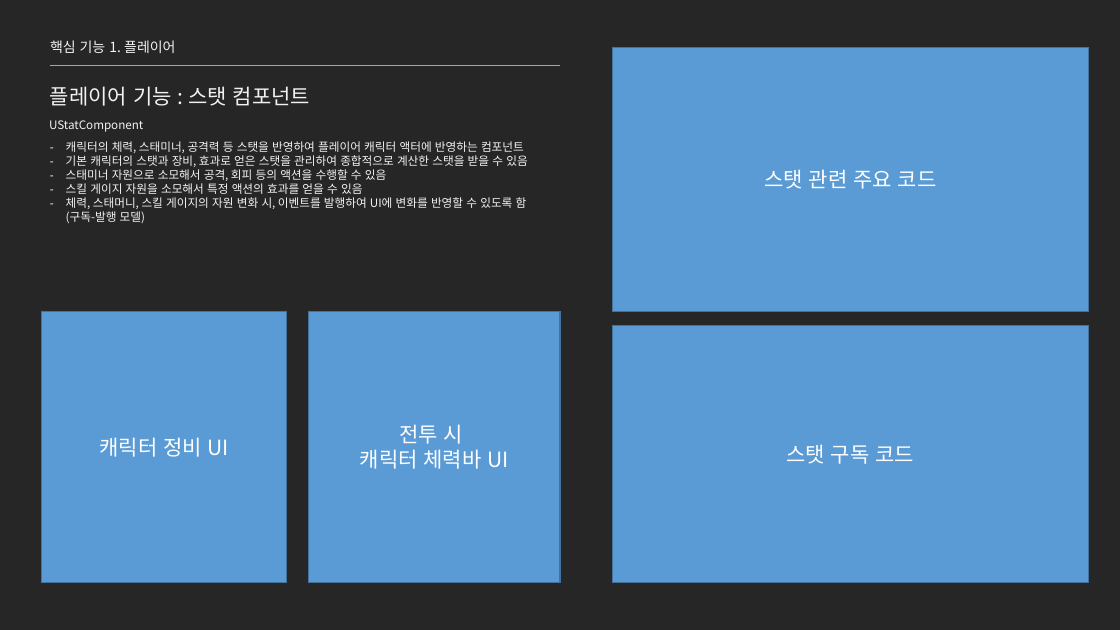
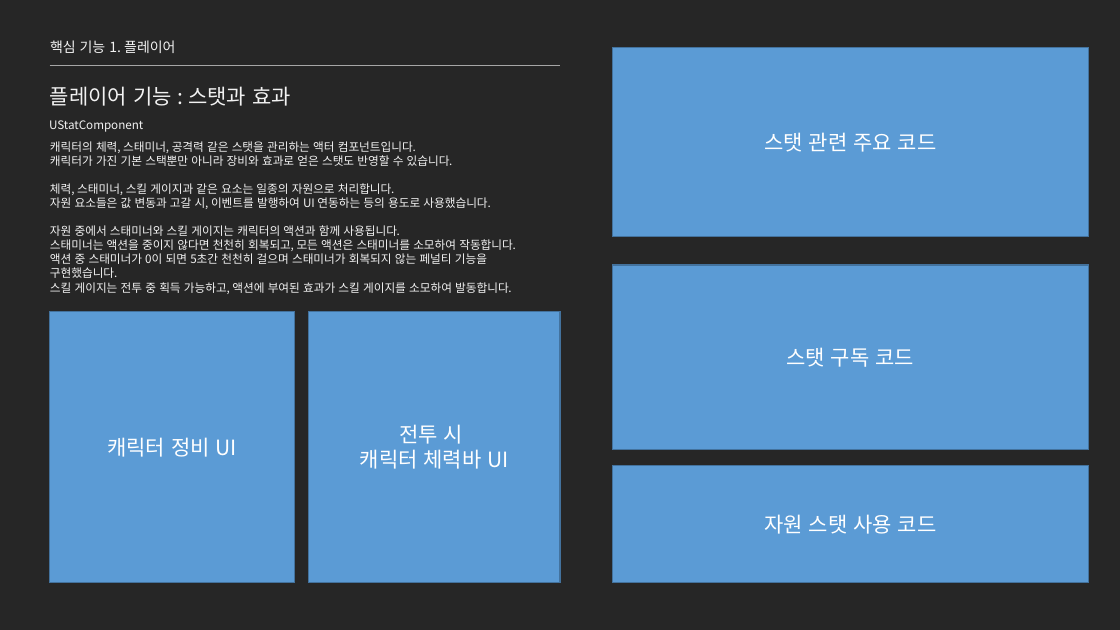
Before and after one commit to jhk0701/project-ARPGHunter, a slide deck: slide 8 of Docs/UnrealEngine_문서_김정환.pptx. Drawn at 1120x630 pixels with LibreOffice and Linux fonts; fonts in the diff are those of the drawing. Boxes give left, top, right and bottom in pixels: in the first picture for what was removed or moved away, otherwise in the second. Text is boxed around its words. In the diff, an @@ line names an element or a change of style, - is before the commit and + after.

```diff
--- a/Docs/UnrealEngine_문서_김정환.pptx
+++ b/Docs/UnrealEngine_문서_김정환.pptx
@@ rectangle "스탯 관련 주요 코드": place and size @@
-rectangle "스탯 관련 주요 코드" at <box>613,47,1088,312</box>
+rectangle "스탯 관련 주요 코드" at <box>613,47,1088,236</box>
@@ text at <box>50,86,291,106</box>: text changed @@
-플레이어 기능 : 스탯 컴포넌트
+플레이어 기능 : 스탯과 효과
@@ text at <box>50,141,516,294</box>: text changed @@
-– 캐릭터의 체력, 스태미너, 공격력 등 스탯을 반영하여 플레이어 캐릭터 액터에 반영하는 컴포넌트
-– 기본 캐릭터의 스탯과 장비, 효과로 얻은 스탯을 관리하여 종합적으로 계산한 스탯을 받을 수 있음
-– 스태미너 자원으로 소모해서 공격, 회피 등의 액션을 수행할 수 있음
-– 스킬 게이지 자원을 소모해서 특정 액션의 효과를 얻을 수 있음
-– 체력, 스태머니, 스킬 게이지의 자원 변화 시, 이벤트를 발행하여 UI에 변화를 반영할 수 있도록 함
-  (구독-발행 모델)
+캐릭터의 체력, 스태미너, 공격력 같은 스탯을 관리하는 액터 컴포넌트입니다.
+캐릭터가 가진 기본 스택뿐만 아니라 장비와 효과로 얻은 스탯도 반영할 수 있습니다.
+체력, 스태미너, 스킬 게이지과 같은 요소는 일종의 자원으로 처리합니다.
+자원 요소들은 값 변동과 고갈 시, 이벤트를 발행하여 UI 연동하는 등의 용도로 사용했습니다.
+자원 중에서 스태미너와 스킬 게이지는 캐릭터의 액션과 함께 사용됩니다.
+스태미너는 액션을 중이지 않다면 천천히 회복되고, 모든 액션은 스태미너를 소모하여 작동합니다.
+액션 중 스태미너가 0이 되면 5초간 천천히 걸으며 스태미너가 회복되지 않는 페널티 기능을 구현했습니다.
+스킬 게이지는 전투 중 획득 가능하고, 액션에 부여된 효과가 스킬 게이지를 소모하여 발동합니다.
@@ rectangle "스탯 구독 코드": place and size @@
-rectangle "스탯 구독 코드" at <box>613,325,1088,582</box>
+rectangle "스탯 구독 코드" at <box>613,266,1088,450</box>
@@ rectangle "캐릭터 정비 UI": place and size @@
-rectangle "캐릭터 정비 UI" at <box>42,312,287,582</box>
+rectangle "캐릭터 정비 UI" at <box>50,312,295,582</box>
@@ rectangle added at <box>613,465,1088,582</box>, fill #5B9BD5, outline #43739E 1 pt, 18 pt, text #FFFFFF @@
+자원 스탯 사용 코드
```
Also in this commit, not shown: 4 other slides changed, 1 other file.
